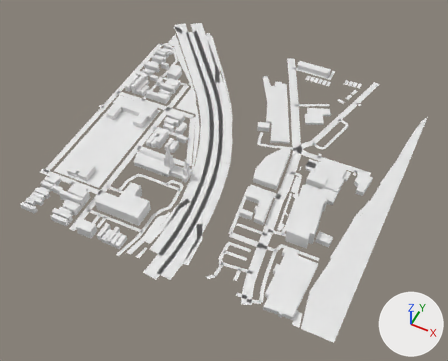
What one commit did to the glTF model app/public/world/tiles/-6_-6.lod1.glb.
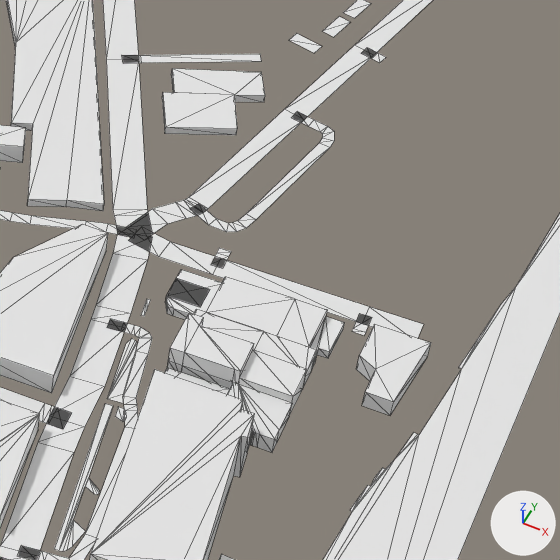
Old and new are each drawn whole from a camera (50 mm lens) standing at (-2459.0, 2118.0, 701.0) and looking at (-2744.0, 2687.0, -10.0) and again close up on the part from 59% to 91% of the width and 25% to 64% of the height. Every picture has the same lights, and +X, +Y and +Z are marked at lower right. The older version's two pictures come first. The close-ups show mesh edges as thin lines. Where no turn or scale is listed for an object, it has been applied to the vertices. Vertices at exactly the same position are counted once.

The scene before the commit, as lines of its bpy script (objects in view):
```python
me_buildings = bpy.data.meshes.new('buildings')
me_buildings.from_pydata(...)  # 953 vertices, 1305 faces; spans x -225.0..225.0, y -248.0..248.0, z -28.0..28.0
me_ground = bpy.data.meshes.new('ground')
me_ground.from_pydata(...)  # 856 vertices, 687 faces; spans x -239.0..239.0, y -274.0..274.0, z 0.0
me_water = bpy.data.meshes.new('water')
me_water.from_pydata(...)  # 15 vertices, 13 faces; spans x -27.0..27.0, y -229.0..229.0, z 0.0
ob_buildings = bpy.data.objects.new('buildings', me_buildings)
ob_buildings.location = (-2764.5, 2745.5, 28.4)
ob_ground = bpy.data.objects.new('ground', me_ground)
ob_ground.location = (-2769.3, 2754.7, 0.1)
ob_water = bpy.data.objects.new('water', me_water)
ob_water.location = (-2526.7, 2728.6, 0.0)
```
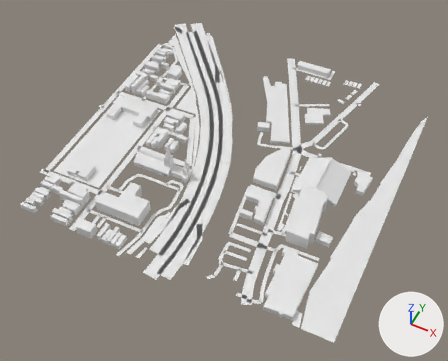
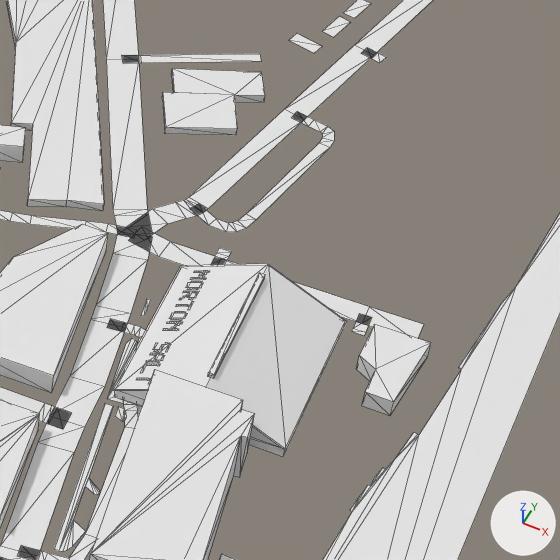
What differs and where, as boxes [x1, y1, x2, y2] in the close-ups (560 x 560 px):
part 1 of me_buildings, built on: before [165, 269, 345, 452]; after [114, 264, 347, 456]

The edits, one by one:
me_buildings is used by ob_buildings; location (-2764.5, 2745.5, 28.4).
me_buildings had 953 vertices, 1305 faces and spanned x -225.0..225.0, y -248.0..248.0, z -28.0..28.0.
me_buildings now has 1141 vertices, 1337 faces and spans x -225.0..225.0, y -248.0..248.0, z -28.0..28.0.
me_buildings part 1: 13 vertices moved from x 125.0..188.0, y -45.0..14.0, z -28.0..-13.0 to x 131.0..160.0, y -33.0..31.0, z -20.0..-6.0; 92 vertices removed from x 125.0..192.0, y -44.0..31.0, z -28.0..-13.0; 280 vertices added at x 124.0..193.0, y -41.0..32.0, z -28.0..-7.0.
